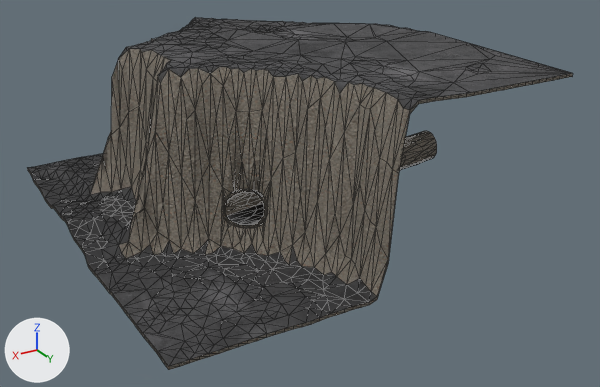
Before and after pictures for a commit that changed the glTF model content/props/lunar-rift-chunk-9_lod1.glb.
The view is the same before and after, from a camera (50 mm lens) standing at (185.0, 336.0, 167.0) and looking at (-7.0, 16.0, 7.0). The lights are fixed; the arrows at lower left show +X, +Y and +Z. The picture after the commit comes second. Mesh edges are drawn as thin lines. Vertices at exactly the same position are counted once.

The older version as bpy lines, for what is in view:
```python
ob_lod1_terrain_9 = bpy.data.objects.new('LOD1_TERRAIN_9', me_lod1_terrain_9)
ob_lod1_terrain_9.location = (0.0, 0.0, 0.0)
```
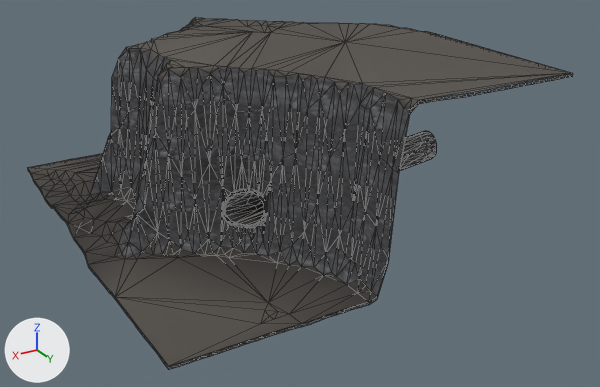
Location of each change, (x1, y1, x2, y2) in pixels of the pictures (600 x 387 px):
'LOD1_TERRAIN_9', surface changed, reshaped
    both: (27, 17, 573, 370)
part 1 of me_lod1_terrain_9, reshaped
    before: (28, 109, 437, 370)
    after: (116, 110, 437, 366)
part 2 of me_lod1_terrain_9, built on
    before: (135, 17, 572, 177)
    after: (146, 21, 344, 77)
part 3 of me_lod1_terrain_9, surface changed
    both: (27, 35, 572, 370)
part 4 of me_lod1_terrain_9, recoloured
    both: (227, 212, 297, 265)
part 5 of me_lod1_terrain_9, recoloured
    both: (150, 232, 244, 255)

Diff of the bpy script that builds the scene:
```diff
--- a/content/props/lunar-rift-chunk-9_lod1.glb.py
+++ b/content/props/lunar-rift-chunk-9_lod1.glb.py
@@ img_cliff_side_nor_1k @@
+img_cliff_side_nor_1k = load_image('cliff_side_nor_1k', 'textures/game/cliff_side_nor_1k_24bcf83ec5cd.jpg', 1024, 1024, 'Non-Color')
@@ img_cliff_side_diff_1k @@
+img_cliff_side_diff_1k = load_image('cliff_side_diff_1k', 'textures/game/cliff_side_diff_1k_201fe54947b7.jpg', 1024, 1024, 'sRGB')
@@ img_cliff_side_ao_1k_cliff_side_rough_1k @@
+img_cliff_side_ao_1k_cliff_side_rough_1k = load_image('cliff_side_ao_1k-cliff_side_rough_1k', 'textures/game/cliff_side_ao_1k-cliff_side_rough_1k_1fd93fd83d64.jpg', 1024, 1024, 'Non-Color')
@@ mat_rift_wall @@
 mat_rift_wall = bpy.data.materials.new('RIFT_WALL')
-# nodes: BsdfPrincipled, Math, Mix, NormalMap, OutputMaterial, SeparateColor, TexImage x3, VertexColor
-# uses the picture img_gray_rocks_ao_1k_gray_rocks_rough_1k
-# uses the picture img_gray_rocks_diff_1k
-# uses the picture img_gray_rocks_nor_1k
+# nodes: BsdfPrincipled, Math, Mix x2, NormalMap, OutputMaterial, SeparateColor, TexImage x3, VertexColor
+# colours: light grey #c5c7cd, mixed with the vertex colours
+# uses the picture img_cliff_side_ao_1k_cliff_side_rough_1k
+# uses the picture img_cliff_side_diff_1k
+# uses the picture img_cliff_side_nor_1k
@@ me_lod1_terrain_9 @@
 # used by ob_lod1_terrain_9; location = (0.0, 0.0, 0.0)
-me_lod1_terrain_9.from_pydata(...)  # 1724 vertices, 2981 faces; spans x -96.0..96.0, y -96.0..96.0, z -10.0..75.0
+me_lod1_terrain_9.from_pydata(...)  # 1222 vertices, 2026 faces; spans x -96.0..96.0, y -96.0..96.0, z -10.0..75.0
+# me_lod1_terrain_9 part 1: 3 vertices moved within x -96.0..0.0, y 4.0..80.0, z 19.0..25.0; 403 vertices removed from x -96.0..96.0, y -96.0..96.0, z -9.0..31.0; 65 vertices added at x -96.0..54.0, y -4.0..88.0, z -8.0..21.0
+# me_lod1_terrain_9 part 2: 167 vertices removed from x -96.0..44.0, y -88.0..96.0, z 58.0..74.0; 4 vertices added at x -32.0..44.0, y -57.0..-27.0, z 73.0..74.0
+# me_lod1_terrain_9 part 3: 1212 kept faces spanning x -96.0..96.0, y -96.0..96.0, z -10.0..75.0 get new texture (UV) coordinates
+# me_lod1_terrain_9 part 4: 10 faces spanning x -89.0..36.0, y -96.0..52.0, z -8.0..9.0 switch from mat_rift_floor to mat_rift_wall
+# me_lod1_terrain_9 part 5: 7 faces spanning x -92.0..68.0, y -96.0..32.0, z -8.0..8.0 switch from mat_rift_wall to mat_rift_floor
+# other edits to the shape of me_lod1_terrain_9 do not show in these pictures
```
